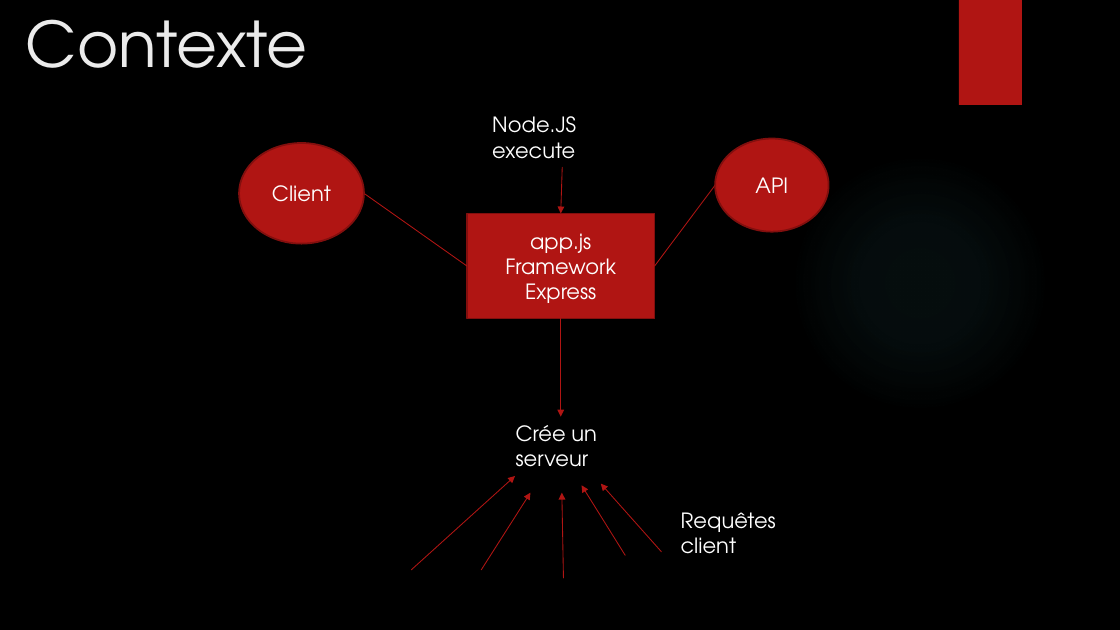
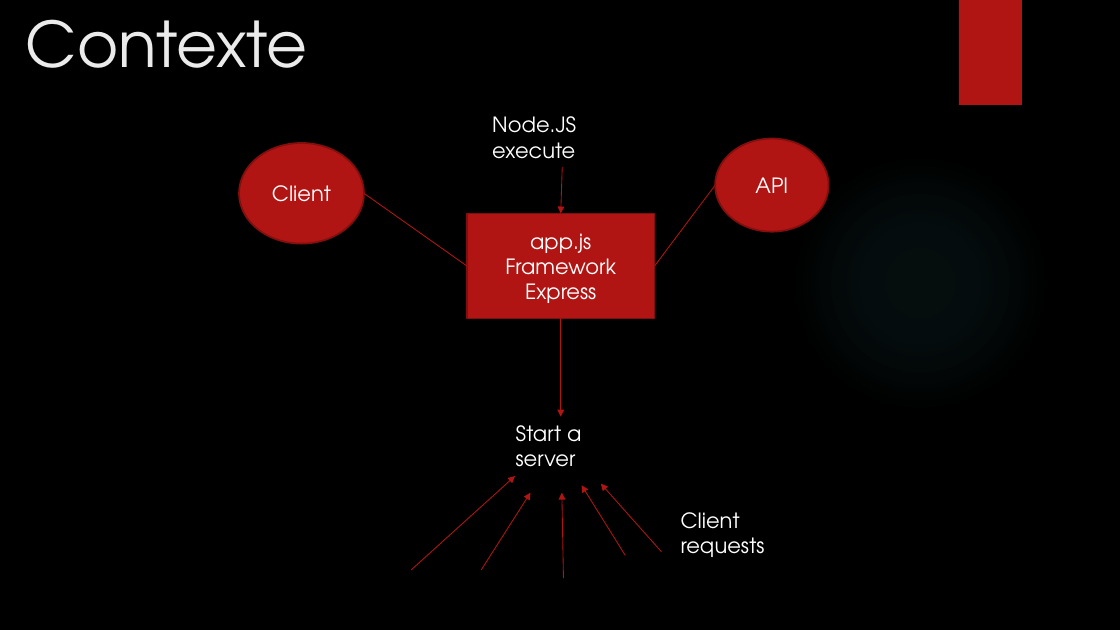
Before and after one commit to mbonjour/Shoot4Stats, a slide deck: slide 9 of Documentation/Défense/Shoot4stats.pptx (slide 10 before the commit). Drawn at 1120x630 pixels with LibreOffice and Linux fonts; fonts in the diff are those of the drawing; background and template pictures are left out. Boxes give left, top, right and bottom in pixels: in the first picture for what was removed or moved away, otherwise in the second. Text is boxed around its words. In the diff, an @@ line names an element or a change of style, - is before the commit and + after.

```diff
--- a/Documentation/Défense/Shoot4stats.pptx
+++ b/Documentation/Défense/Shoot4stats.pptx
@@ text at box(516, 425, 581, 467): text changed @@
-Crée un serveur
+Start a server
@@ text at box(681, 512, 765, 557): text changed @@
-Requêtes client
+Client requests
```
Also in this commit, not shown: 16 other slides changed, 4 slides added, 2 slides removed, 1 other file.
